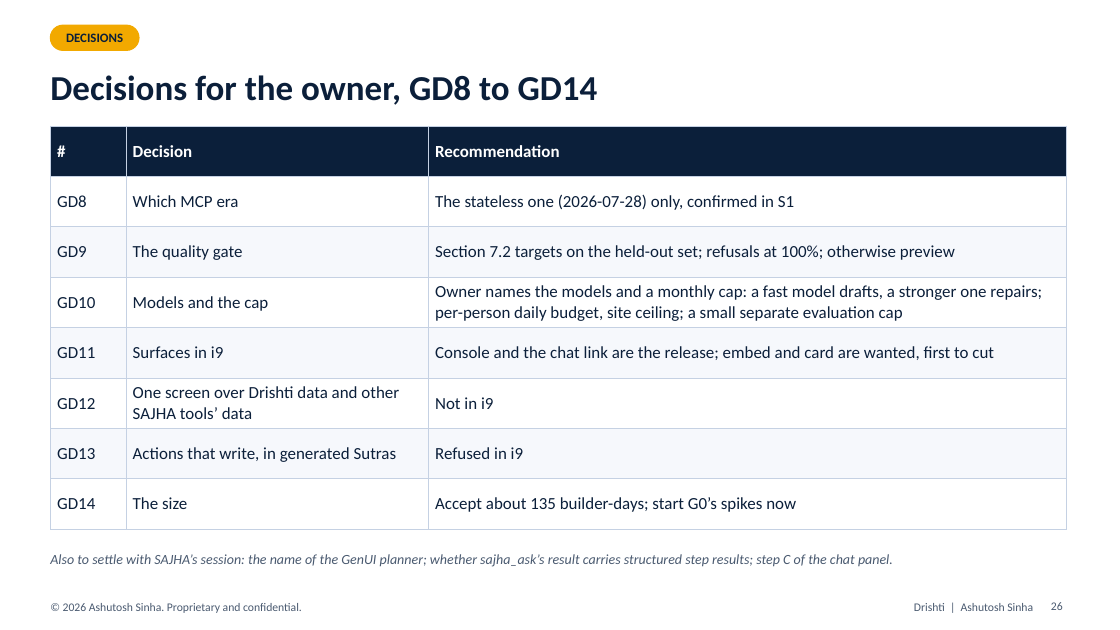
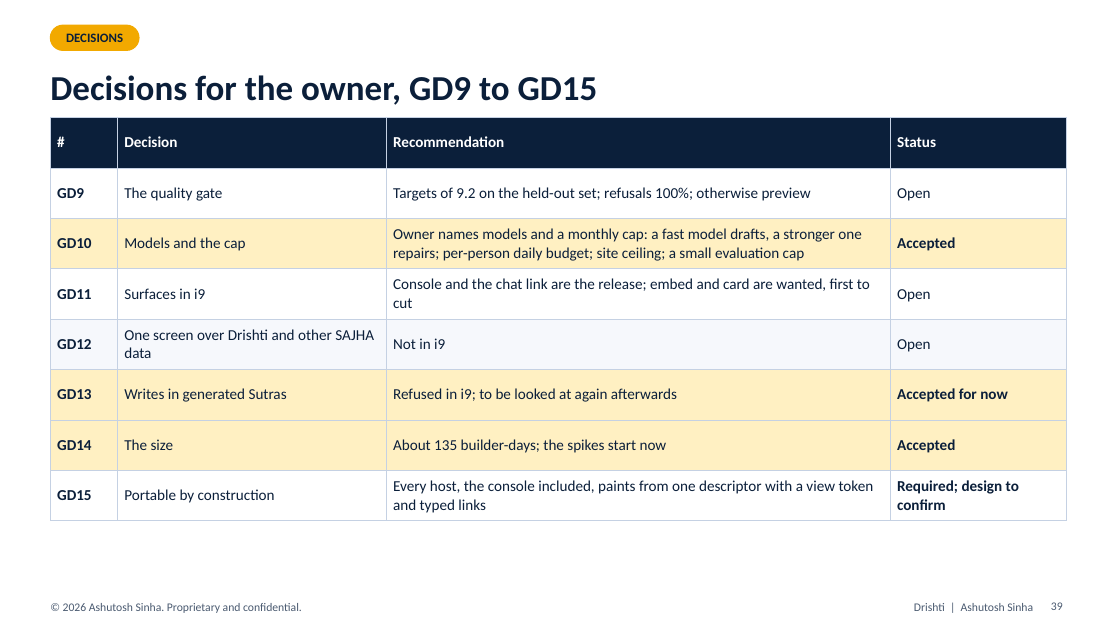
Before and after one commit to ajsinha/drishti, a slide deck: slide 39 of docs/plans/I9_GENUI_SAJHA.pptx (slide 26 before the commit). Drawn at 1120x630 pixels with LibreOffice and Linux fonts; fonts in the diff are those of the drawing. Boxes give left, top, right and bottom in pixels: in the first picture for what was removed or moved away, otherwise in the second. Text is boxed around its words. In the diff, an @@ line names an element or a change of style, - is before the commit and + after.

Commit message:
i9 GenUI deck rebuilt from the amended outline: tool pack, portable views, GD1-GD22 with status (40 slides)

```diff
--- a/docs/plans/I9_GENUI_SAJHA.pptx
+++ b/docs/plans/I9_GENUI_SAJHA.pptx
@@ title at (50,75,598,105): text changed @@
-Decisions for the owner, GD8 to GD14
+Decisions for the owner, GD9 to GD15
@@ table at (50,118,1067,517) @@
-column 1: # | GD8 | GD9 | GD10 | GD11 | GD12 | GD13 | GD14
-column 2: Decision | Which MCP era | The quality gate | Models and the cap | Surfaces in i9 | One screen over Drishti data and other SAJHA tools’ data | Actions that write, in generated Sutras | The size
-column 3: Recommendation | The stateless one (2026-07-28) only, confirmed in S1 | Section 7.2 targets on the held-out set; refusals at 100%; otherwise preview | Owner names the models and a monthly cap: a fast model drafts, a stronger one repairs; per-person daily budget, site ceiling; a small separate evaluation cap | Console and the chat link are the release; embed and card are wanted, first to cut | Not in i9 | Refused in i9 | Accept about 135 builder-days; start G0’s spikes now
+column 1: # | GD9 | GD10 | GD11 | GD12 | GD13 | GD14 | GD15
+column 2: Decision | The quality gate | Models and the cap | Surfaces in i9 | One screen over Drishti and other SAJHA data | Writes in generated Sutras | The size | Portable by construction
+column 3: Recommendation | Targets of 9.2 on the held-out set; refusals 100%; otherwise preview | Owner names models and a monthly cap: a fast model drafts, a stronger one repairs; per-person daily budget; site ceiling; a small evaluation cap | Console and the chat link are the release; embed and card are wanted, first to cut | Not in i9 | Refused in i9; to be looked at again afterwards | About 135 builder-days; the spikes start now | Every host, the console included, paints from one descriptor with a view token and typed links
+column 4: Status | Open | Accepted | Open | Open | Accepted for now | Accepted | Required; design to confirm
@@ table: place and size @@
-table at (50,126,1067,516)
+table at (50,118,1067,517)
@@ text removed at (50,554,893,567) @@
-Also to settle with SAJHA’s session: the name of the GenUI planner; whether sajha_ask’s result carries structured step results; step C of the chat panel.
@@ page number at (1051,602,1063,610): text changed @@
-26
+39
```
Also in this commit, not shown: 19 other slides changed, 14 slides added.
